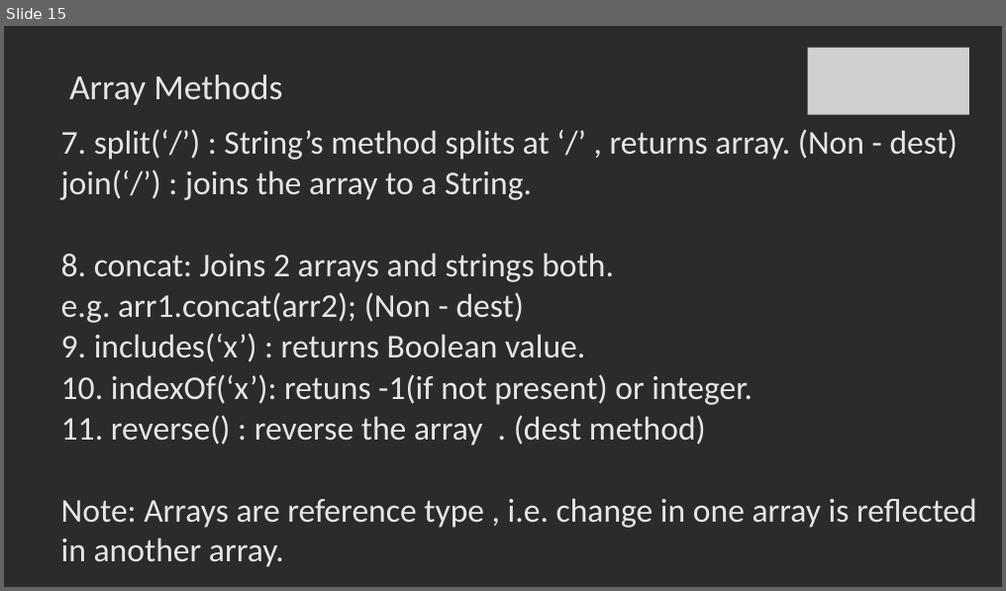
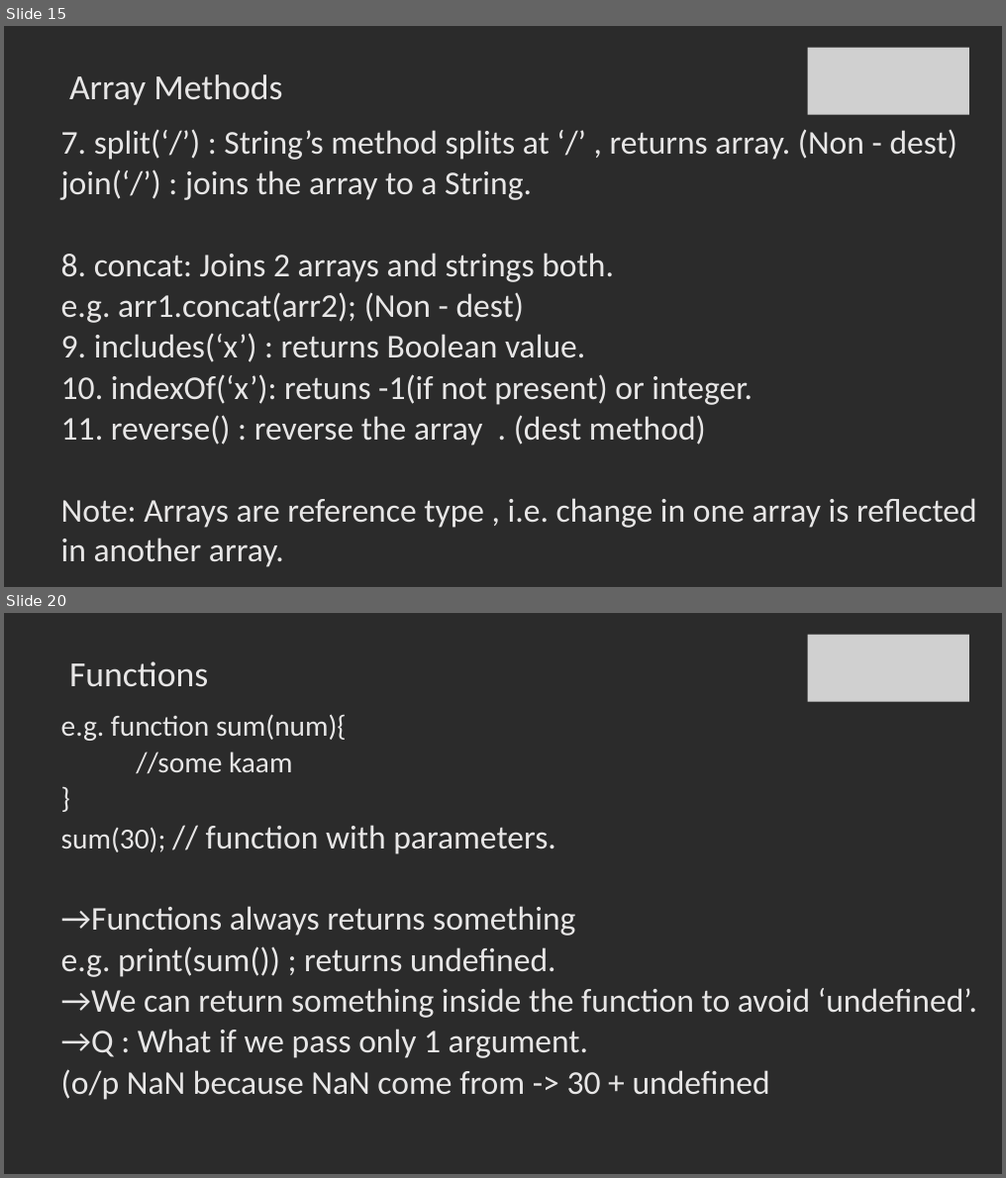
Before and after one commit to SachinBarpanda/WebDevGla, a slide deck: JS.pptx. Shown one above the other, each under a label of ours: slide 15 before the commit, slides 15 and 20 after it; the slides between them are not shown. The pictures are 1006x591 and 1006x1178 pixels, drawn with LibreOffice and Linux fonts; fonts in the diff are those of the drawing; grey boxes stand for pictures; background and template pictures are left out; a plain dark background stands for a picture behind light text. Boxes give left, top, right and bottom in pixels: in the first picture for what was removed or moved away, otherwise in the second. Text is boxed around its words. In the diff, an @@ line names an element or a change of style, - is before the commit and + after.

```diff
--- a/JS.pptx
+++ b/JS.pptx
@@ slide 20 added at (x1=4, y1=613, x2=1002, y2=1174), background picture (left out) @@
@@ picture added at (x1=807, y1=635, x2=969, y2=702) @@
@@ title added at (x1=69, y1=662, x2=208, y2=687), 34 pt, text #E7E6E6 @@
+Functions
@@ text added at (x1=61, y1=714, x2=977, y2=1100), 32 pt, text #E7E6E6 @@
+e.g. function sum(num){
+//some kaam
+}
+sum(30); // function with parameters.
+→Functions always returns something
+e.g. print(sum()) ; returns undefined.
+→We can return something inside the function to avoid ‘undefined’.
+→Q : What if we pass only 1 argument.
+(o/p NaN because NaN come from -> 30 + undefined
```
Also in this commit, not shown: 12 other slides added, 43 other files.
